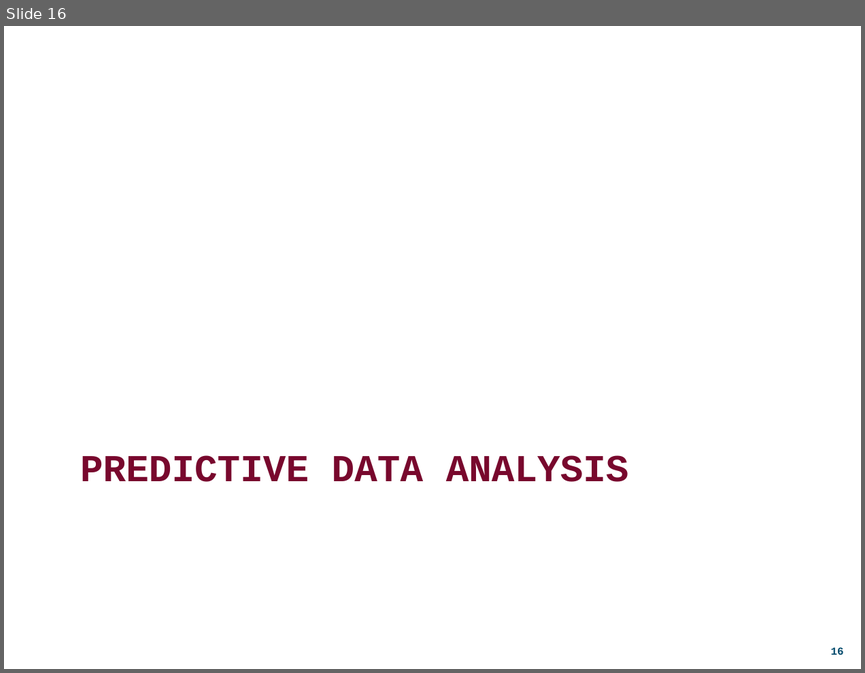
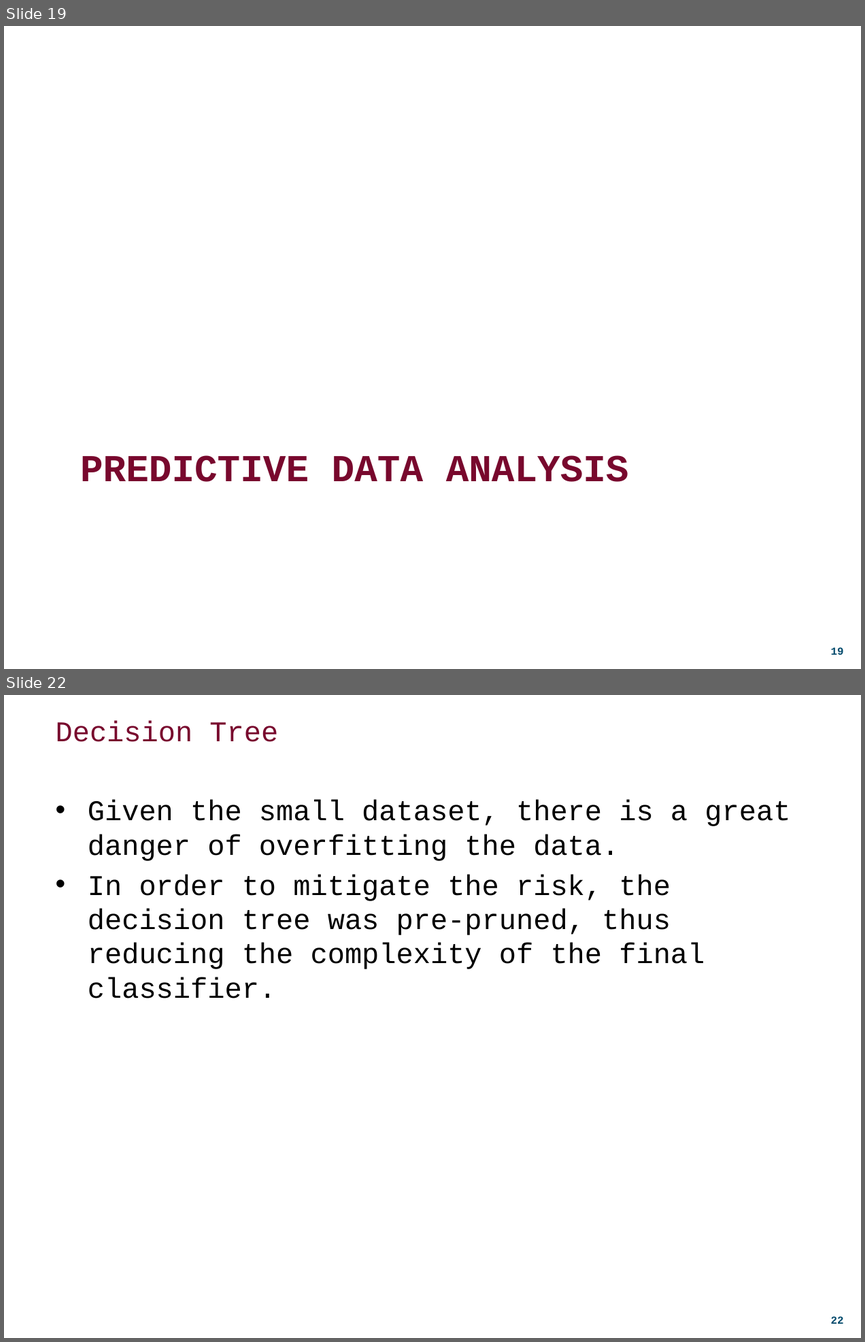
Before and after one commit to DDuarte/DataMiningBanking, a slide deck: Presentation/ecac_presentation.pptx. Shown one above the other, each under a label of ours: slide 16 before the commit, slides 19 and 22 after it; the slides between them are not shown. The pictures are 865x673 and 865x1342 pixels, drawn with LibreOffice and Linux fonts; fonts in the diff are those of the drawing; background and template pictures are left out. Boxes give left, top, right and bottom in pixels: in the first picture for what was removed or moved away, otherwise in the second. Text is boxed around its words. In the diff, an @@ line names an element or a change of style, - is before the commit and + after.

```diff
--- a/Presentation/ecac_presentation.pptx
+++ b/Presentation/ecac_presentation.pptx
@@ slide 22 added at bbox=[4, 695, 861, 1338], background #FFFFFF; not listed: 1 template element that a slide beside it also shows @@
@@ title added at bbox=[56, 721, 278, 742], 24 pt, text #78082D @@
+Decision Tree
@@ text added at bbox=[88, 800, 790, 998], 24 pt, text #000000 @@
+• Given the small dataset, there is a great danger of overfitting the data.
+• In order to mitigate the risk, the decision tree was pre-pruned, thus reducing the complexity of the final classifier.
@@ what was slide 16 is now slide 19 @@
```
Also in this commit, not shown: 4 slides changed, 15 other slides added, 1 slide removed.
